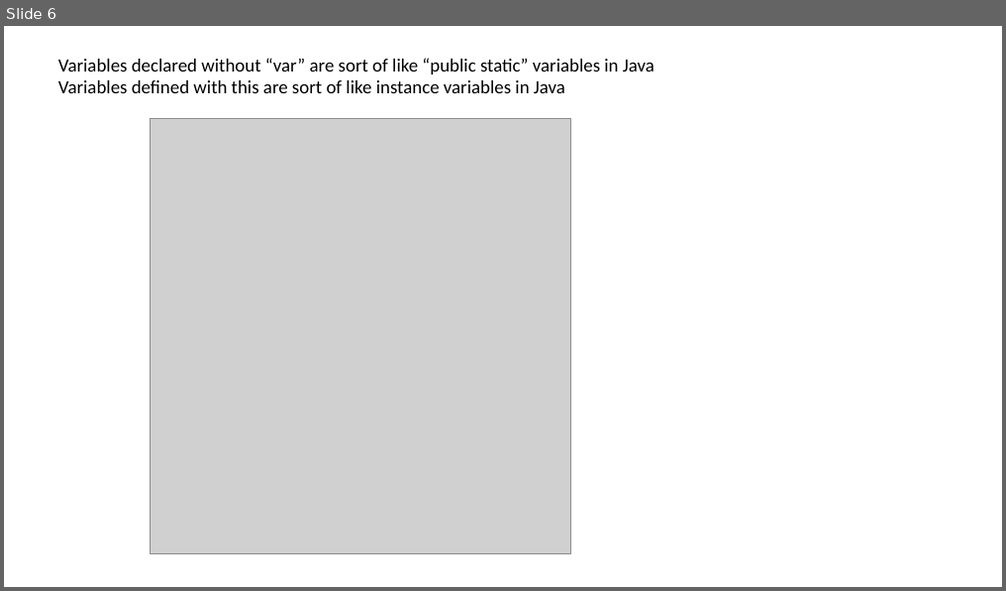
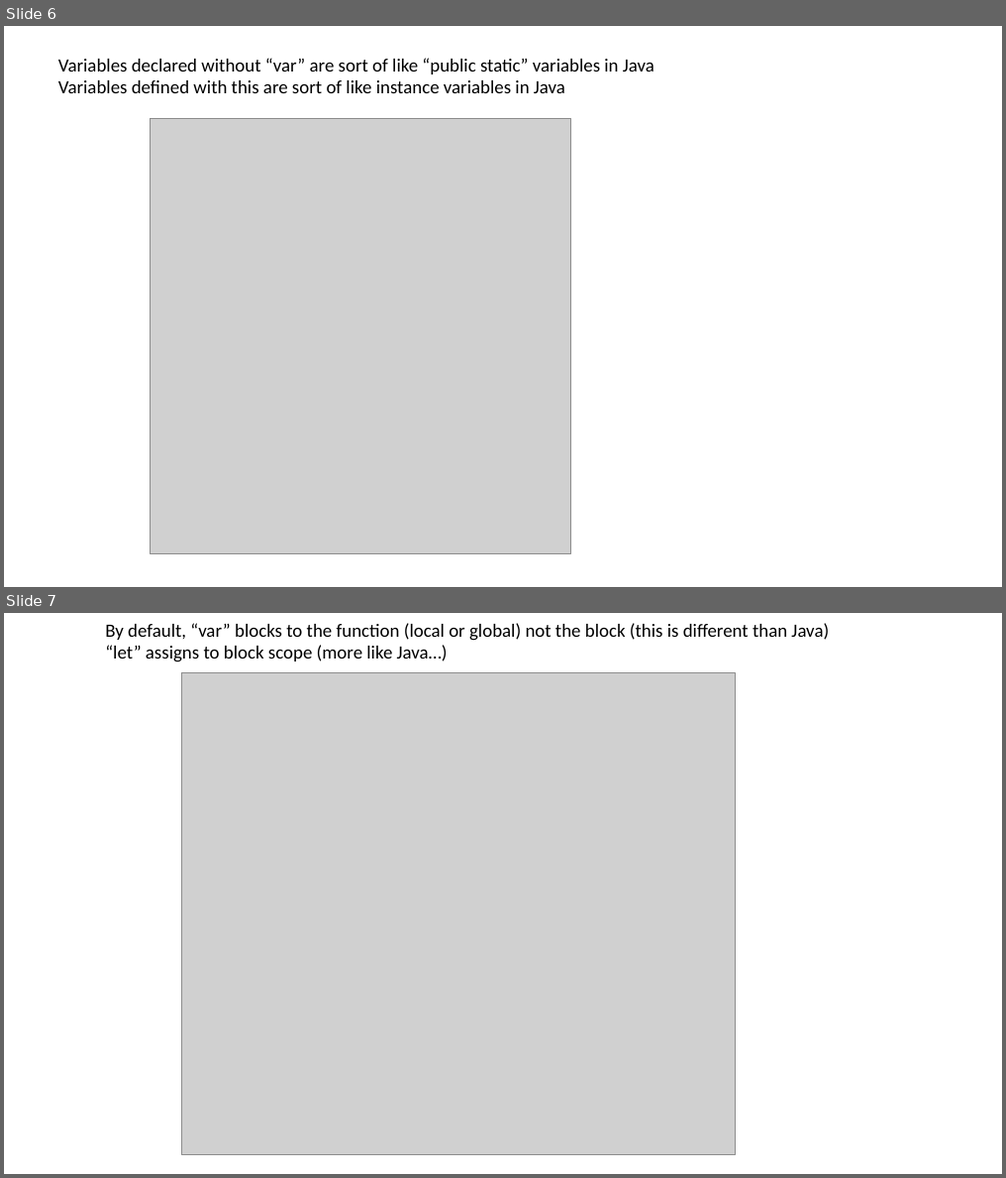
Before and after one commit to afodor/afodor.github.io, a slide deck: classes/prog2017/Prog3-Lecture25.pptx. Shown one above the other, each under a label of ours: slide 6 before the commit, slides 6 and 7 after it. The pictures are 1006x591 and 1006x1178 pixels, drawn with LibreOffice and Linux fonts; fonts in the diff are those of the drawing; grey boxes stand for pictures. Boxes give left, top, right and bottom in pixels: in the first picture for what was removed or moved away, otherwise in the second. Text is boxed around its words. In the diff, an @@ line names an element or a change of style, - is before the commit and + after.

```diff
--- a/classes/prog2017/Prog3-Lecture25.pptx
+++ b/classes/prog2017/Prog3-Lecture25.pptx
@@ slide 7 added at box(4, 613, 1002, 1174), background #FFFFFF @@
@@ text added at box(105, 623, 829, 663), 18 pt, text #000000 @@
+By default, “var” blocks to the function (local or global) not the block (this is different than Java)
+“let” assigns to block scope (more like Java…)
@@ picture added at box(182, 672, 736, 1155) @@
```
Also in this commit, not shown: 2 other slides added.
